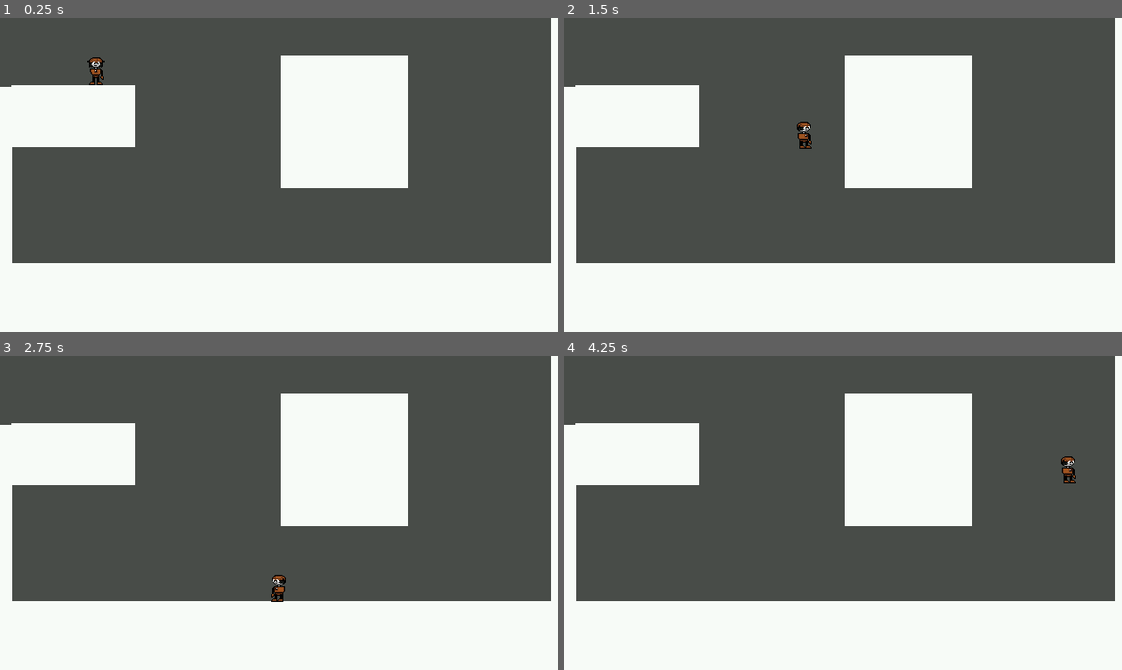
Above: before the commit, frames 1-4 (two rows, left to right).
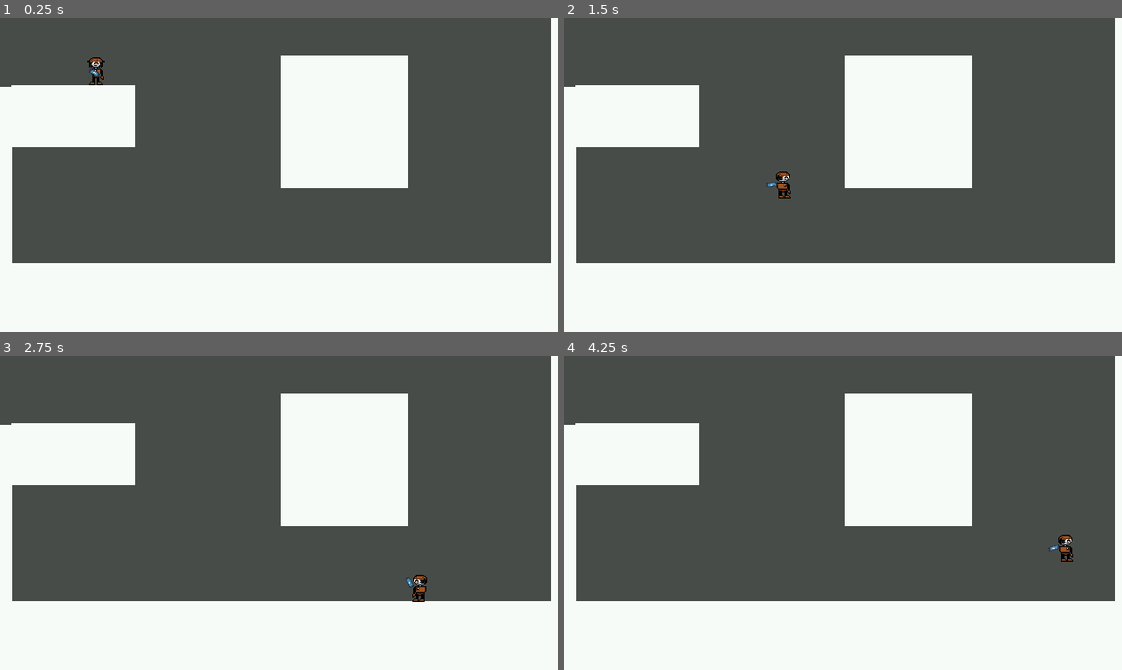
Above: after the commit, the same moments.

Repository: chars-at-last/Platforming-Game
Game: Godot game, scene res://nodes/scenes/game_manager.tscn
Same seed, same stepped clock (60 frames per second), same inputs: the game is played once before the commit and once after it. The engine's default icon, where the game draws it, is replaced by a stand-in: a white triangle on a blue panel in a dark square.
Inputs (mouse positions are in pixels of both pictures, inside the frame that each line leads up to):
- Up to frame 1 (0.25 s): no input
- Up to frame 2 (1.5 s): tap Enter at 0.5 s; move the mouse to (965, 159) at 0.52 s; hold S (look_down) 0.53-1.28 s; hold D (move_right) from 0.53 s (still down); click (965, 159) at 0.6 s; tap Space (jump) at 0.77, 1.07 s; move the mouse to (731, 190) at 1.27 s; tap S (look_down) at 1.35 s
- Up to frame 3 (2.75 s): tap Space (jump) at 1.52, 1.82, 2.3 s; tap W (look_up) at 1.55 s; move the mouse to (334, 443) at 2.02 s; release D (move_right) at 2.03 s; hold A (move_left) from 2.03 s (still down); hold W (look_up) from 2.03 s (still down)
- Up to frame 4 (4.25 s): move the mouse to (815, 575) at 2.77 s; release A (move_left) at 2.78 s; release W (look_up) at 2.78 s; hold D (move_right) from 2.78 s (still down); tap Space (jump) at 2.85, 3.02, 3.32, 3.77, 4.07 s; click (815, 575) at 3.05 s; move the mouse to (1010, 560) at 3.52 s; hold S (look_down) from 3.53 s (still down); click (1010, 560) at 3.6 s

The runs differ from the first frame. In frame 1, less than 0.1% of the frame differs, in the area x 15-18%, y 16-19%; in frame 2, 0.4%; in frame 3, 0.4%, in the area x 48-77%, y 69-79%; in frame 4, 0.4%.

Commit message:
Movement Pt.5: THE GUN

Diff:
--- a/nodes/scenes/player/gun.tscn
+++ b/nodes/scenes/player/gun.tscn
@@ -1,3 +1,17 @@
-[gd_scene format=3 uid="uid://d2a0dv2u0u0vc"]
+[gd_scene load_steps=3 format=3 uid="uid://d2a0dv2u0u0vc"]
+
+[ext_resource type="Script" path="res://nodes/scripts/gun.gd" id="1_7h6wt"]
+[ext_resource type="Texture2D" uid="uid://cw2k3f0xge5dl" path="res://icon.svg" id="1_vpqll"]
 
 [node name="Gun" type="Node2D"]
+editor_description = "Gun for the player."
+script = ExtResource("1_7h6wt")
+
+[node name="Sprite2D" type="Sprite2D" parent="."]
+position = Vector2(6, 0)
+scale = Vector2(0.1, 0.04)
+texture = ExtResource("1_vpqll")
+
+[node name="Timer" type="Timer" parent="."]
+wait_time = 0.5
+one_shot = true
--- a/nodes/scenes/player/player.tscn
+++ b/nodes/scenes/player/player.tscn
@@ -1,7 +1,8 @@
-[gd_scene load_steps=17 format=3 uid="uid://crtbnkmpoyka2"]
+[gd_scene load_steps=18 format=3 uid="uid://crtbnkmpoyka2"]
 
 [ext_resource type="Script" path="res://nodes/scripts/player.gd" id="1_u04yn"]
 [ext_resource type="Texture2D" uid="uid://5h70if3nn0yk" path="res://assets/art/player_spritesheet.png" id="2_s22yy"]
+[ext_resource type="PackedScene" uid="uid://d2a0dv2u0u0vc" path="res://nodes/scenes/player/gun.tscn" id="3_arsik"]
 
 [sub_resource type="CanvasTexture" id="CanvasTexture_0keb0"]
 diffuse_texture = ExtResource("2_s22yy")
@@ -132,5 +133,9 @@
 advance_expression_base_node = NodePath("..")
 anim_player = NodePath("../AnimationPlayer")
 
+[node name="Gun" parent="." node_paths=PackedStringArray("base_node") instance=ExtResource("3_arsik")]
+position = Vector2(-7, 0)
+base_node = NodePath("..")
+
 [connection signal="body_entered" from="Area2D" to="." method="_on_area_2d_body_entered"]
 [connection signal="body_exited" from="Area2D" to="." method="_on_area_2d_body_exited"]
--- /dev/null
+++ b/nodes/scripts/gun.gd
@@ -0,0 +1,43 @@
+@icon("res://icon.svg")
+
+class_name Gun extends Node2D
+
+
+# Constants
+const CHARGE_TIME: float = .5							## Charge time for the gun
+const GUN_BOOST_MAGNITUDE: float = 800					## Magnitude of the gun knockback
+
+# Variable(s)
+@onready var timer: Timer = $Timer						## Timer
+@export var base_node: Player							## The player
+
+var _charging: bool = false								## Flag if charging gun
+var _can_fire: bool = true								## Flag if the gun can charge/fire
+
+# Process
+func _physics_process(_delta: float) -> void:
+	# LOOK AT ME HECTOR
+	self.look_at(get_viewport().get_mouse_position())
+
+	# Gun
+	physics_gun_control(_delta)
+
+# Controls the gun charging
+func physics_gun_control(_delta: float) -> void:
+	if _can_fire:
+		if Input.is_action_just_pressed("charge_gun"):
+			_charging = true
+			timer.start(CHARGE_TIME)
+
+		if _charging and Input.is_action_just_released("charge_gun"):
+			_charging = false
+			fire_gun(1.0 - (timer.time_left / CHARGE_TIME))
+			timer.stop()
+
+	if not _can_fire and base_node.is_on_floor():
+		_can_fire = true
+
+# Fires the gun
+func fire_gun(percent: float) -> void:
+	base_node.unbridled_velocity -= GUN_BOOST_MAGNITUDE * percent * Vector2.from_angle(self.rotation)
+	_can_fire = false
--- a/nodes/scripts/player.gd
+++ b/nodes/scripts/player.gd
@@ -11,27 +11,33 @@
 const WALL_BOOST_MULT: float = .25					## Velocity multiplier when move-jumping into wall
 const WALL_JUMP_ANGLE_R: float = PI * 7.1 / 4		## Wall jump angle (Rightward normal)
 const WALL_JUMP_ANGLE_L: float = PI * 4.9 / 4		## Wall jump angle (Leftward normal)
-const SHORT_JUMP_MULT: float = .5					## Short jump multiplier
+const SHORT_JUMP_MULT: float = .25					## Short jump multiplier
+
+enum LOOKING_DIRS {
+	STRAIGHT = 0,
+	DOWN = 1,
+	UP = -1
+}
 
 # Variables
 @onready var sprite: Sprite2D = $Sprite2D
 
-var direction: float								## Direction of movement
+var direction: float													## Direction of movement
 
-var unbridled_velocity: Vector2						## Velocity without restrictions
-var acceleration: Vector2							## Rate of change of the velocity
-@export var move_accel: float = 10					## What the acceleration is set to when moving
+var unbridled_velocity: Vector2											## Velocity without restrictions
+var acceleration: Vector2												## Rate of change of the velocity
+@export var move_accel: float = 10										## What the acceleration is set to when moving
 
-@export var jump_vel_boost: float = 20				## Boost to velocity when jumping off ground
-@export var wall_jump_vel_boost: float = 500		## Boost to velocity when jumping off wall
-var _wall_normal: Vector2							## Wall normal
+@export var jump_vel_boost: float = 20									## Boost to velocity when jumping off ground
+@export var wall_jump_vel_boost: float = 500							## Boost to velocity when jumping off wall
+var _wall_normal: Vector2												## Wall normal
 
-#var _looking_direction:
+var _looking_direction: LOOKING_DIRS = LOOKING_DIRS.STRAIGHT			## Direction of looking (-1 is up, 1 is down)
 
-var _switching_dir: bool = false					## Flag for switching direction
-var _wall_boosted: bool = false						## Flag if move-jumping into wall
-var _can_wall_jump: bool = false					## Flag if can wall jump
-var _just_jumped: bool = false						## Tracks if character just jumped
+var _switching_dir: bool = false										## Flag for switching direction
+var _wall_boosted: bool = false											## Flag if move-jumping into wall
+var _can_wall_jump: bool = false										## Flag if can wall jump
+var _just_jumped: bool = false											## Tracks if character just jumped
 
 # Process
 func _physics_process(delta: float) -> void:
@@ -43,6 +49,7 @@
 	#print(_wall_normal)
 	#print()
 
+	physics_looking(delta)
 	physics_gravity(delta)				# Gravity stuff
 	physics_direction(delta)			# Directional stuff
 	physics_jump(delta)					# Jump stuff
@@ -55,6 +62,15 @@
 
 	physics_floor(delta)				# Floor stuff
 	move_and_slide()
+
+# Looking direction
+func physics_looking(_delta: float) -> void:
+	if Input.is_action_pressed("look_up"):
+		self._looking_direction = LOOKING_DIRS.UP
+	elif Input.is_action_pressed("look_down"):
+		self._looking_direction = LOOKING_DIRS.DOWN
+	else:
+		self._looking_direction = LOOKING_DIRS.STRAIGHT
 
 # Facing direction
 func face() -> void:
@@ -71,13 +87,16 @@
 		if is_on_ceiling():
 			unbridled_velocity.y = max(0, unbridled_velocity.y)
 		else:
-			if _just_jumped and Input.is_action_just_released("jump"):
-				_just_jumped = false
-				unbridled_velocity.y *= SHORT_JUMP_MULT
+			if _just_jumped:
+				if unbridled_velocity.y > 0:
+					_just_jumped = false
+				elif Input.is_action_just_released("jump"):
+					_just_jumped = false
+					unbridled_velocity.y *= SHORT_JUMP_MULT
 
 		unbridled_velocity += get_gravity() * delta			# Apply gravity here
 	else:
-		unbridled_velocity.y = 0
+		unbridled_velocity.y = min(0, unbridled_velocity.y)
 		if _switching_dir:
 			_switching_dir = false
 		if _just_jumped:
@@ -148,6 +167,7 @@
 			_can_wall_jump = false
 
 			sprite.flip_h = not sprite.flip_h
+			_just_jumped = true
 
 # Floor if positive + ceil if negative (flpcen)
 func flpcen(value: float) -> float:
